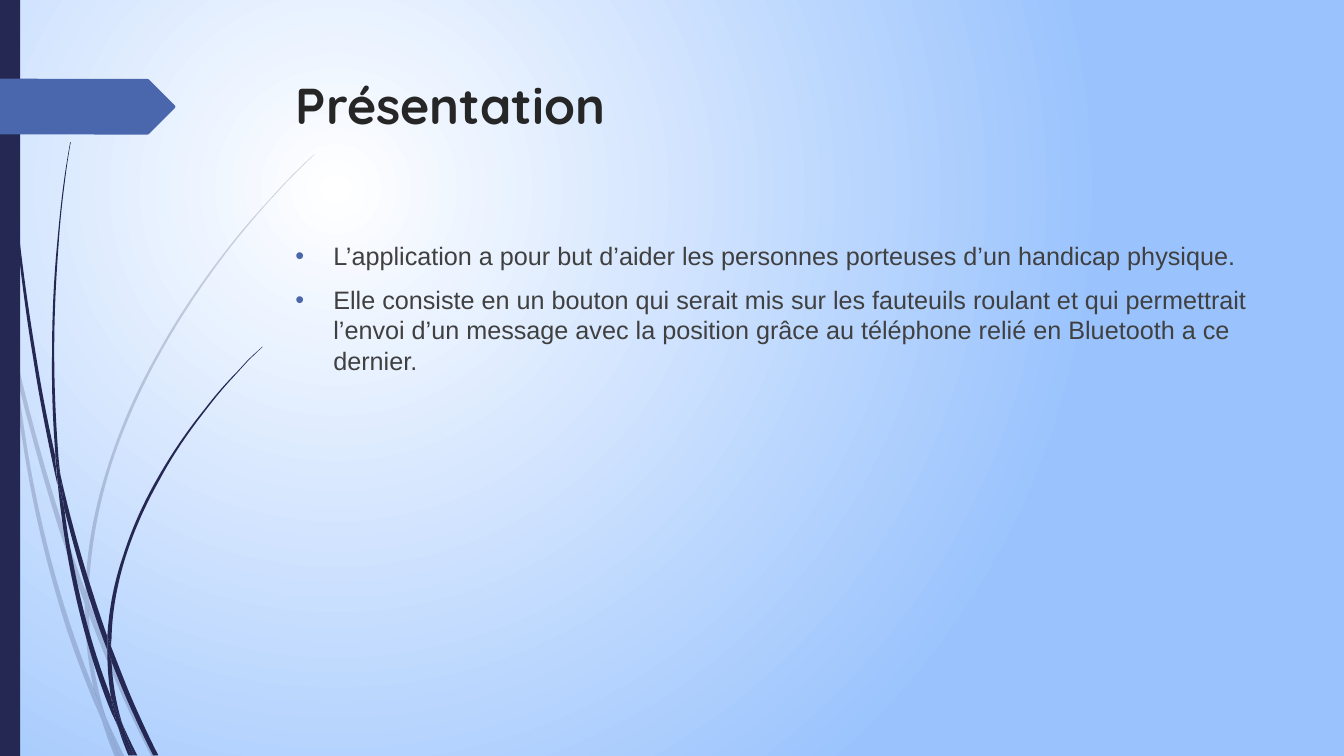
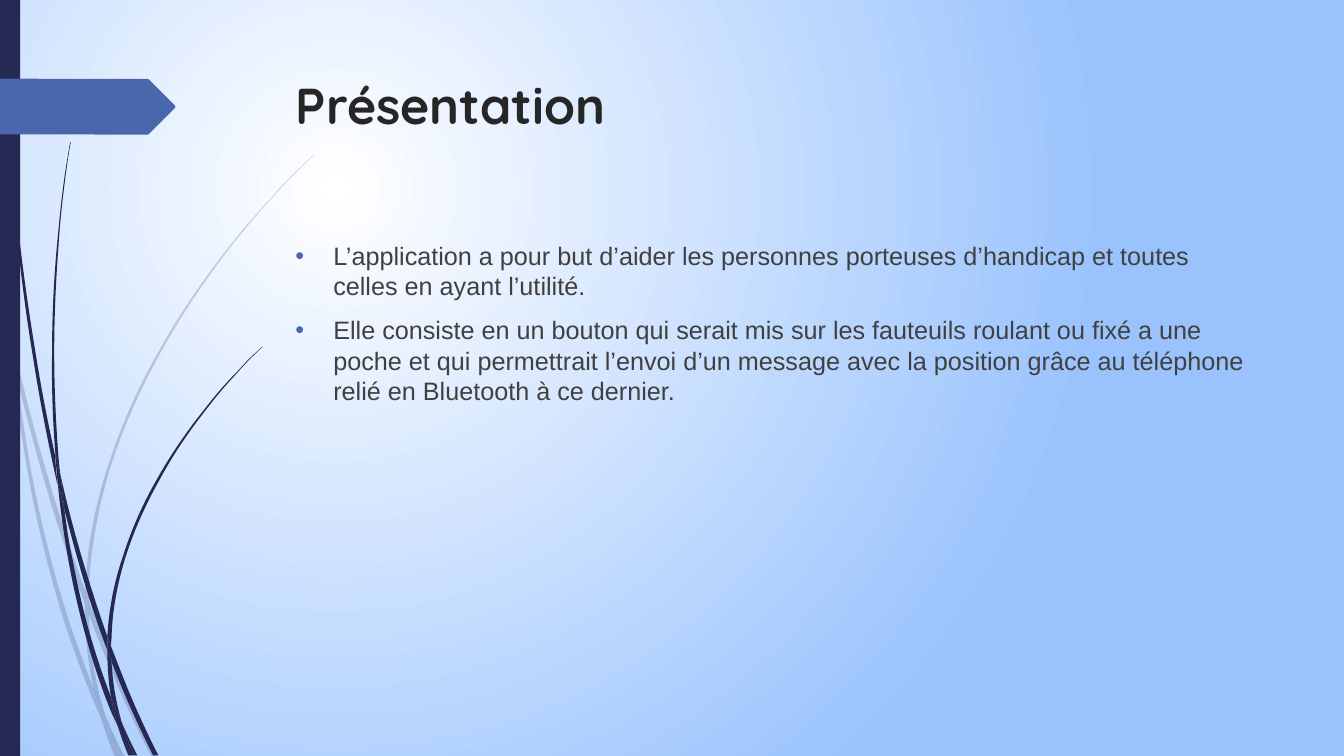
Before and after one commit to PandaPoPy/arduino_thinkcode, a slide deck: slide 2 of cours/Irondelle.pptx. Drawn at 1344x756 pixels with LibreOffice and Linux fonts; fonts in the diff are those of the drawing. Boxes give left, top, right and bottom in pixels: in the first picture for what was removed or moved away, otherwise in the second. Text is boxed around its words. In the diff, an @@ line names an element or a change of style, - is before the commit and + after.

```diff
--- a/cours/Irondelle.pptx
+++ b/cours/Irondelle.pptx
@@ text at <box>333,246,1244,401</box>: text changed @@
-• L’application a pour but d’aider les personnes porteuses d’un handicap physique.
-• Elle consiste en un bouton qui serait mis sur les fauteuils roulant et qui permettrait l’envoi d’un message avec la position grâce au téléphone relié en Bluetooth a ce dernier.
+• L’application a pour but d’aider les personnes porteuses d’handicap et toutes celles en ayant l’utilité.
+• Elle consiste en un bouton qui serait mis sur les fauteuils roulant ou fixé a une poche et qui permettrait l’envoi d’un message avec la position grâce au téléphone relié en Bluetooth à ce dernier.
```
Also in this commit, not shown: 9 other slides changed, 1 slide added, 5 other files.
